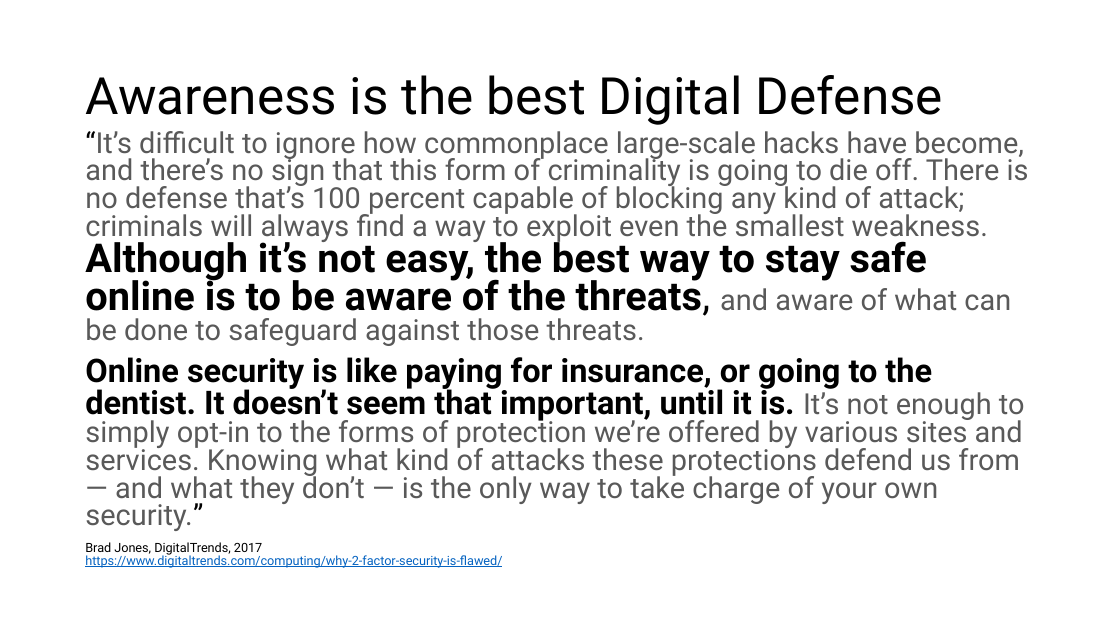
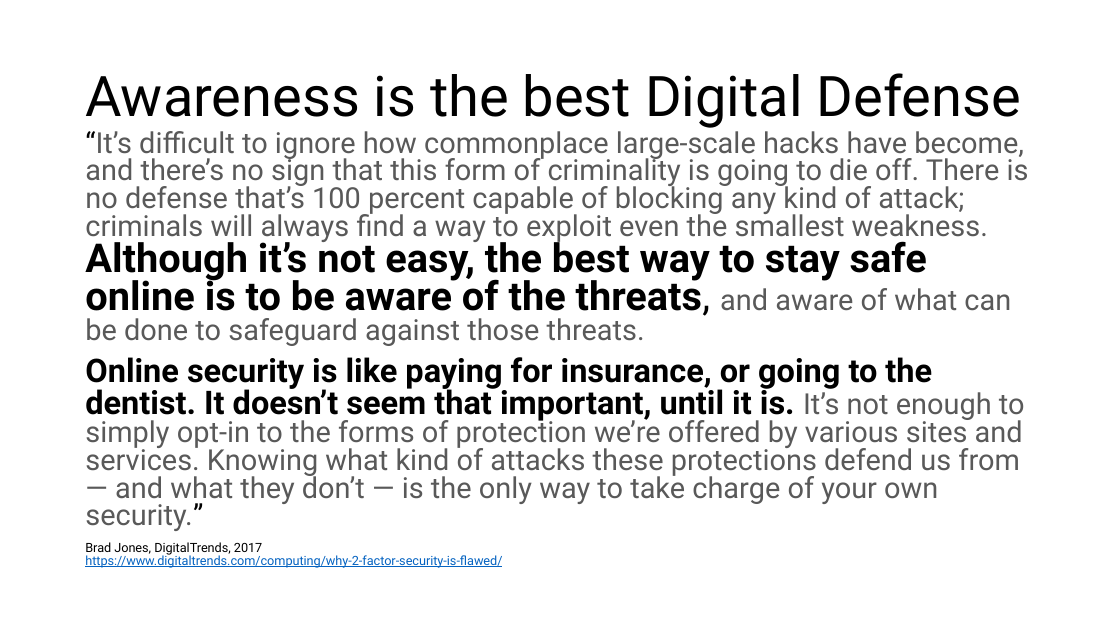
Before and after one commit to williamadba/Public-Presentations, a slide deck: slide 2 of Activ8 Lightning Night 2020/Personal Practical Cybersecurity.pptx. Drawn at 1120x630 pixels with LibreOffice and Linux fonts; fonts in the diff are those of the drawing. Boxes give left, top, right and bottom in pixels: in the first picture for what was removed or moved away, otherwise in the second. Text is boxed around its words. In the diff, an @@ line names an element or a change of style, - is before the commit and + after.

```diff
--- a/Activ8 Lightning Night 2020/Personal Practical Cybersecurity.pptx
+++ b/Activ8 Lightning Night 2020/Personal Practical Cybersecurity.pptx
@@ title "Awareness is the best Digital ..." at bbox=[85, 73, 1021, 128]: size 44 to 48 pt @@
```
Also in this commit, not shown: 14 other slides changed, 1 slide removed.
